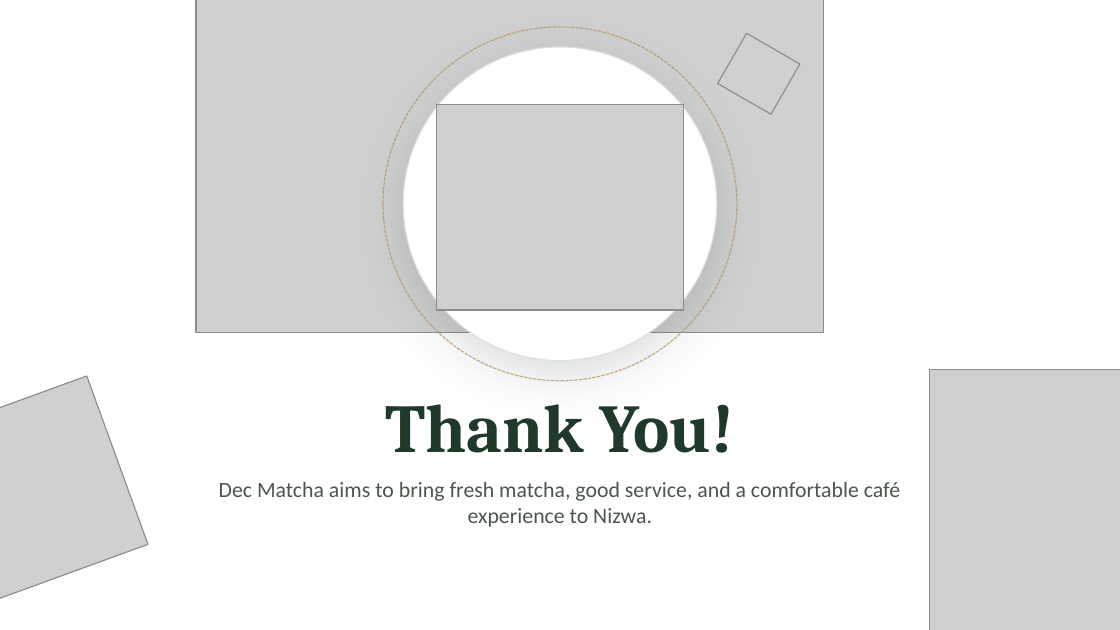
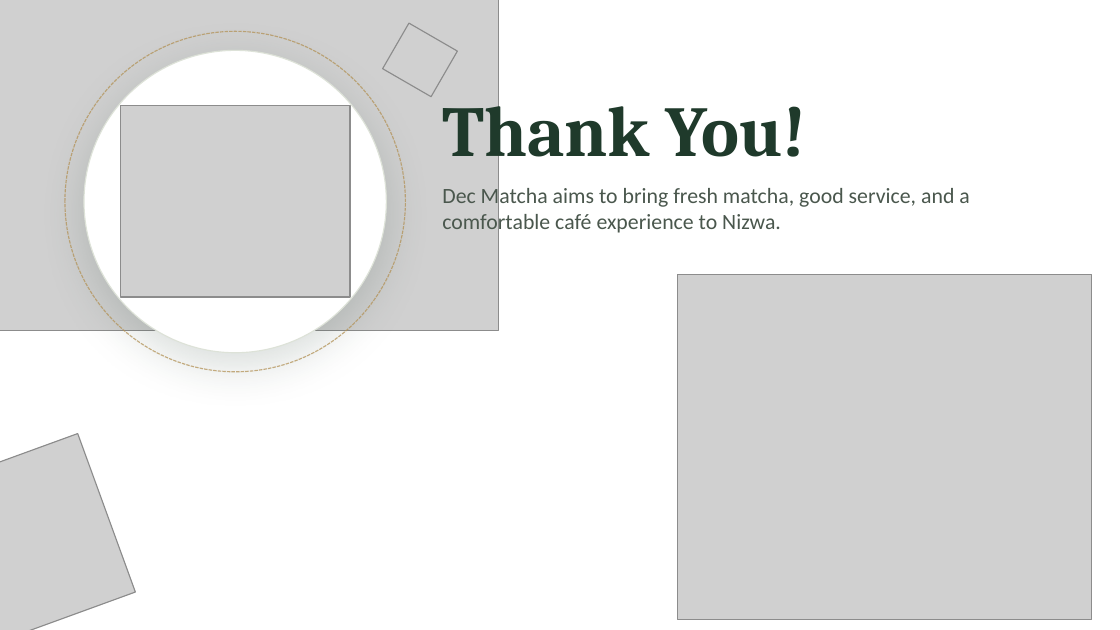
Before and after one commit to nasr9787alfarsi-alt/Nasr, a slide deck: slide 9 of dec-matcha-presentation/Dec_Matcha_Presentation_Cinematic.pptx. Drawn at 1120x630 pixels with LibreOffice and Linux fonts; fonts in the diff are those of the drawing; grey boxes stand for pictures; background and template pictures are left out. Boxes give left, top, right and bottom in pixels: in the first picture for what was removed or moved away, otherwise in the second. Text is boxed around its words. In the diff, an @@ line names an element or a change of style, - is before the commit and + after.

```diff
--- a/dec-matcha-presentation/Dec_Matcha_Presentation_Cinematic.pptx
+++ b/dec-matcha-presentation/Dec_Matcha_Presentation_Cinematic.pptx
@@ picture resized from (x1=196, y1=0, x2=823, y2=333) to (x1=0, y1=0, x2=498, y2=330) @@
@@ picture resized from (x1=718, y1=33, x2=800, y2=115) to (x1=383, y1=23, x2=457, y2=97) @@
@@ ellipse removed at (x1=383, y1=27, x2=737, y2=381) @@
@@ ellipse resized from (x1=403, y1=47, x2=717, y2=361) to (x1=65, y1=31, x2=405, y2=372) @@
@@ ellipse at (x1=65, y1=31, x2=405, y2=372): fill #FFFFFF to none; outline #DDE2D8 0.75 pt to #B39257 0.75 pt dashed; shadow off @@
@@ ellipse added at (x1=84, y1=50, x2=386, y2=353), fill #FFFFFF, outline #DDE2D8 0.75 pt @@
@@ text "Thank You!" moved from (x1=385, y1=404, x2=734, y2=453) to (x1=442, y1=91, x2=807, y2=172) @@
@@ text "Thank You!" at (x1=442, y1=91, x2=807, y2=172): size 44 to 46 pt; alignment centre to left @@
@@ picture resized from (x1=437, y1=104, x2=683, y2=310) to (x1=120, y1=105, x2=349, y2=297) @@
@@ text "Dec Matcha aims to bring ..." moved from (x1=219, y1=482, x2=900, y2=527) to (x1=442, y1=184, x2=969, y2=236) @@
@@ text "Dec Matcha aims to bring ..." at (x1=442, y1=184, x2=969, y2=236): alignment centre to left @@
@@ picture added at (x1=678, y1=274, x2=1092, y2=619) @@
@@ picture removed at (x1=930, y1=370, x2=1120, y2=630) @@
@@ picture resized from (x1=0, y1=376, x2=148, y2=610) to (x1=0, y1=434, x2=136, y2=630) @@
```
Also in this commit, not shown: 5 other files.
